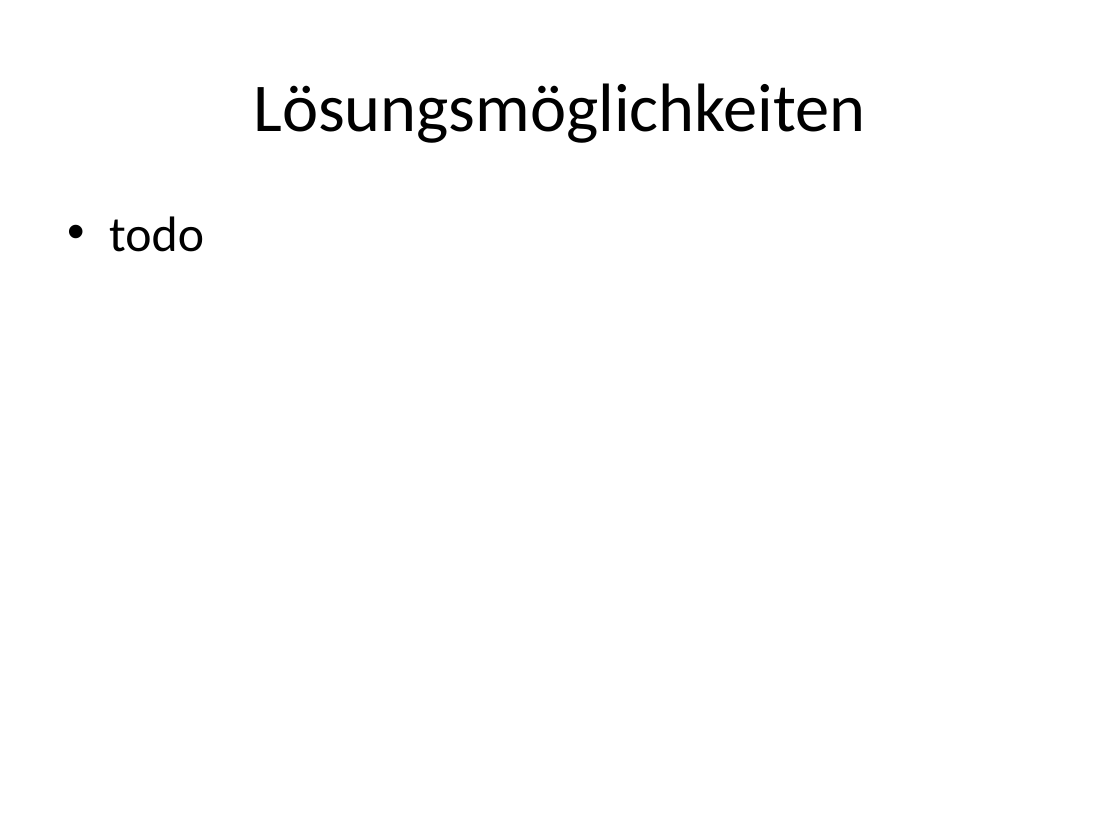
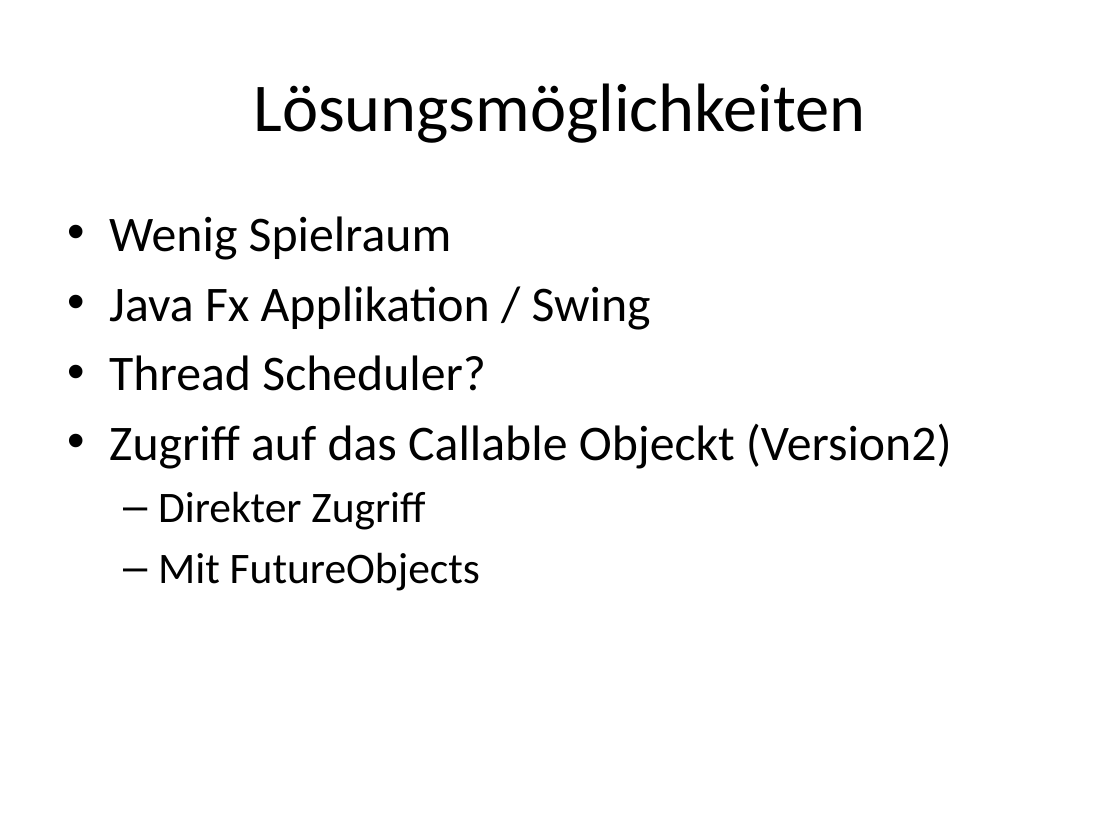
Before and after one commit to tscheims1/PrimeCalculator1, a slide deck: slide 5 of Primzahlen und Threads.pptx. Drawn at 1120x840 pixels with LibreOffice and Linux fonts; fonts in the diff are those of the drawing. Boxes give left, top, right and bottom in pixels: in the first picture for what was removed or moved away, otherwise in the second. Text is boxed around its words. In the diff, an @@ line names an element or a change of style, - is before the commit and + after.

```diff
--- a/Primzahlen und Threads.pptx
+++ b/Primzahlen und Threads.pptx
@@ text at box(109, 216, 952, 591): text changed @@
-• todo
+• Wenig Spielraum
+• Java Fx Applikation / Swing
+• Thread Scheduler?
+• Zugriff auf das Callable Objeckt (Version2)
+  – Direkter Zugriff
+  – Mit FutureObjects
```
Also in this commit, not shown: 5 other slides changed, 2 slides added, 1 slide removed, 3 other files.
